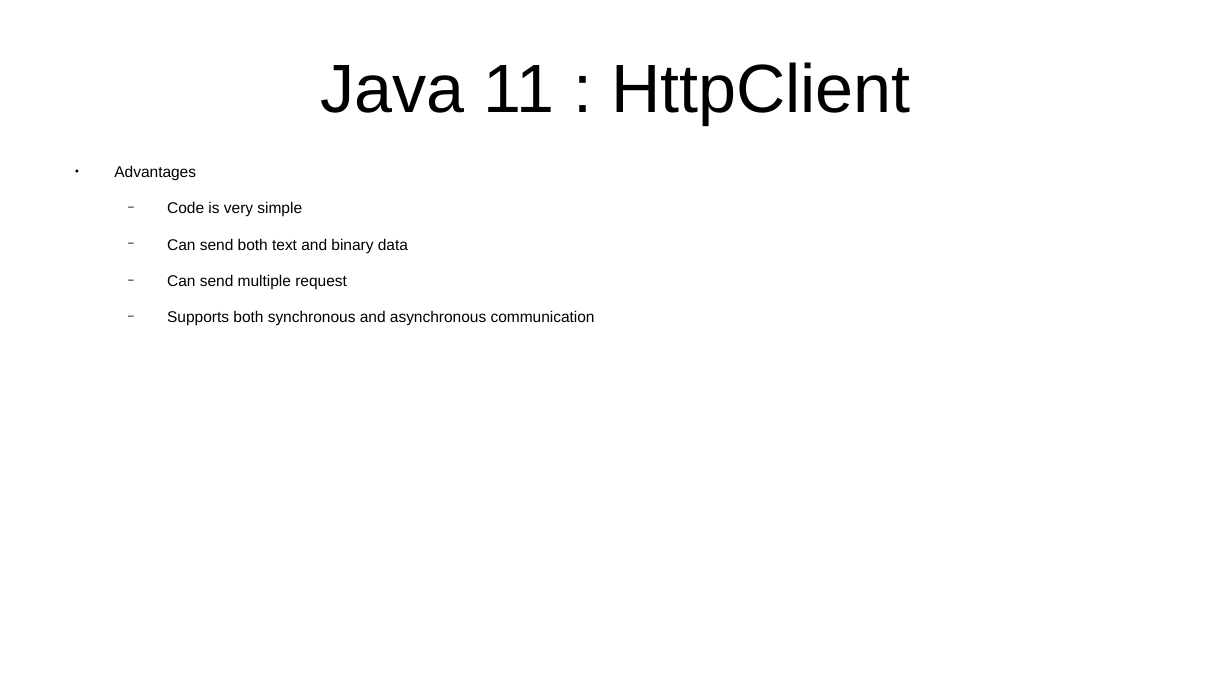
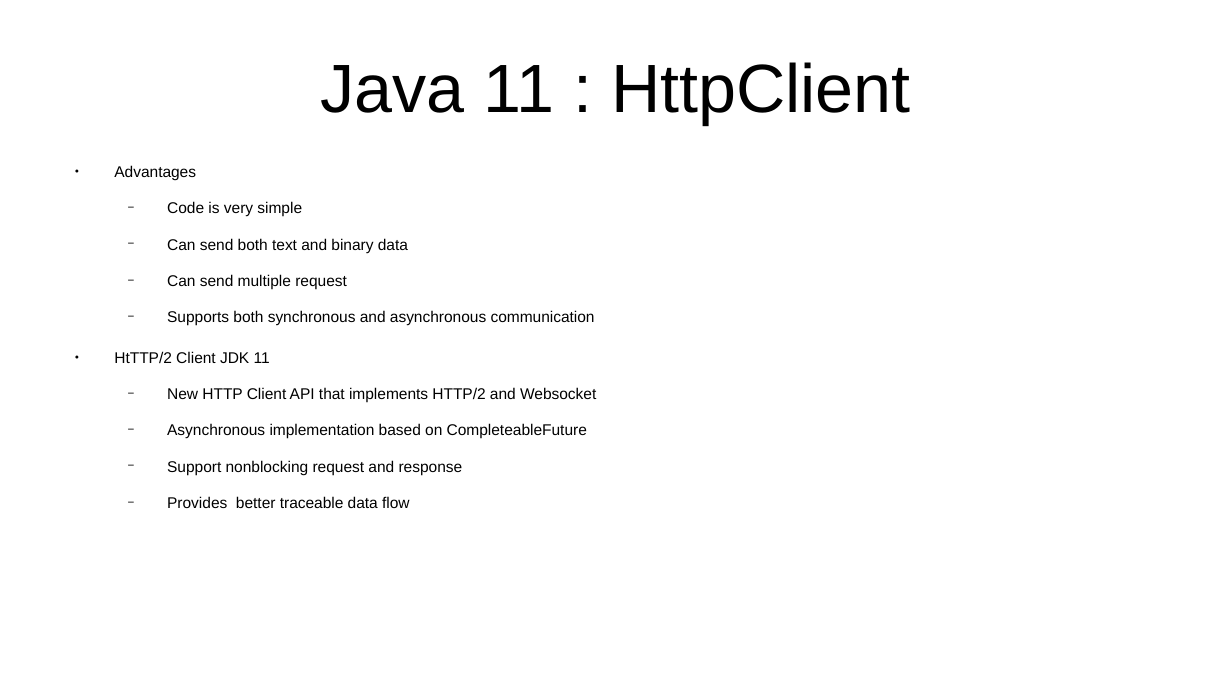
Before and after one commit to CharlesStockman/notesFromCourses, a slide deck: slide 15 of java/core/07_Libraries.odp. Drawn at 1232x693 pixels with LibreOffice and Linux fonts; fonts in the diff are those of the drawing. Boxes give left, top, right and bottom in pixels: in the first picture for what was removed or moved away, otherwise in the second. Text is boxed around its words. In the diff, an @@ line names an element or a change of style, - is before the commit and + after.

```diff
--- a/java/core/07_Libraries.odp
+++ b/java/core/07_Libraries.odp
@@ text at <box>114,351,596,508</box>: paragraphs added @@
+● HtTTP/2 Client JDK 11
+  − New HTTP Client API that implements HTTP/2 and Websocket
+  − Asynchronous implementation based on CompleteableFuture
+  − Support nonblocking request and response
+  − Provides better traceable data flow
```
Also in this commit, not shown: 14 other files.
